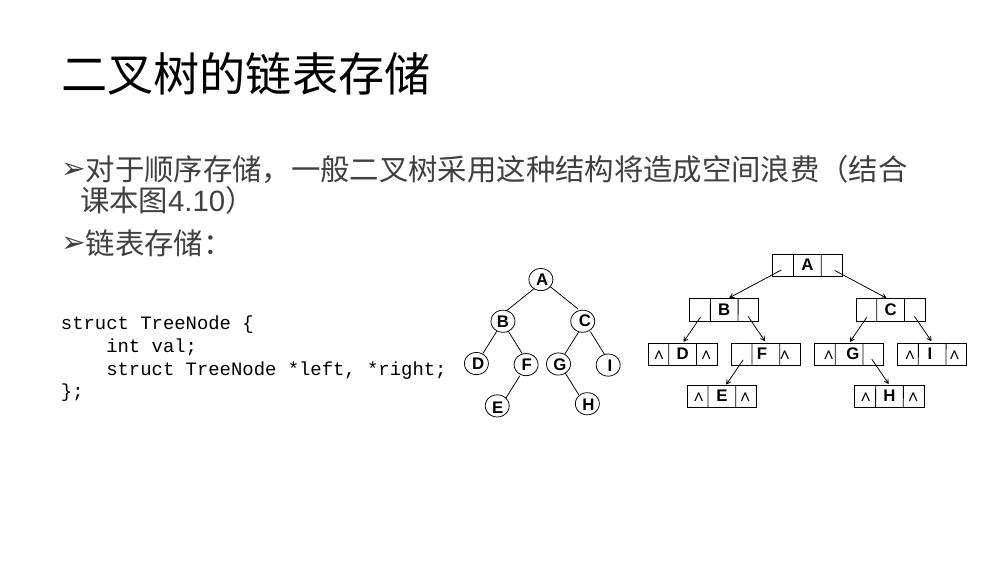
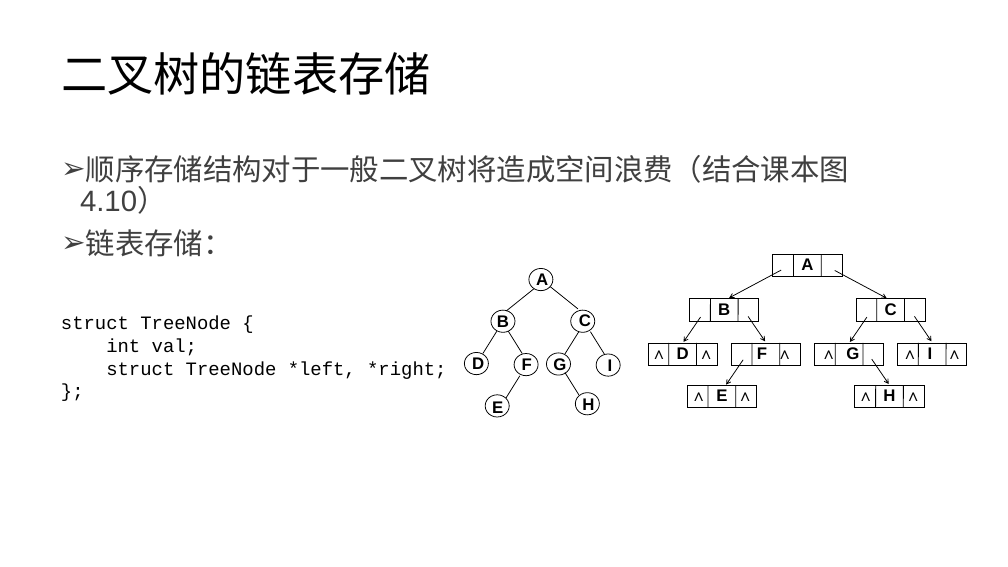
Before and after one commit to lezhang-thu/data-structure, a slide deck: slide 11 of 2022秋季-数据结构-第4章-树a.pptx. Drawn at 1008x567 pixels with LibreOffice and Linux fonts; fonts in the diff are those of the drawing. Boxes give left, top, right and bottom in pixels: in the first picture for what was removed or moved away, otherwise in the second. Text is boxed around its words. In the diff, an @@ line names an element or a change of style, - is before the commit and + after.

```diff
--- a/2022秋季-数据结构-第4章-树a.pptx
+++ b/2022秋季-数据结构-第4章-树a.pptx
@@ text at <box>80,155,849,214</box>: text changed @@
-➢ 对于顺序存储，一般二叉树采用这种结构将造成空间浪费（结合课本图4.10）
+➢ 顺序存储结构对于一般二叉树将造成空间浪费（结合课本图4.10）
```
Also in this commit, not shown: 3 other slides changed.
